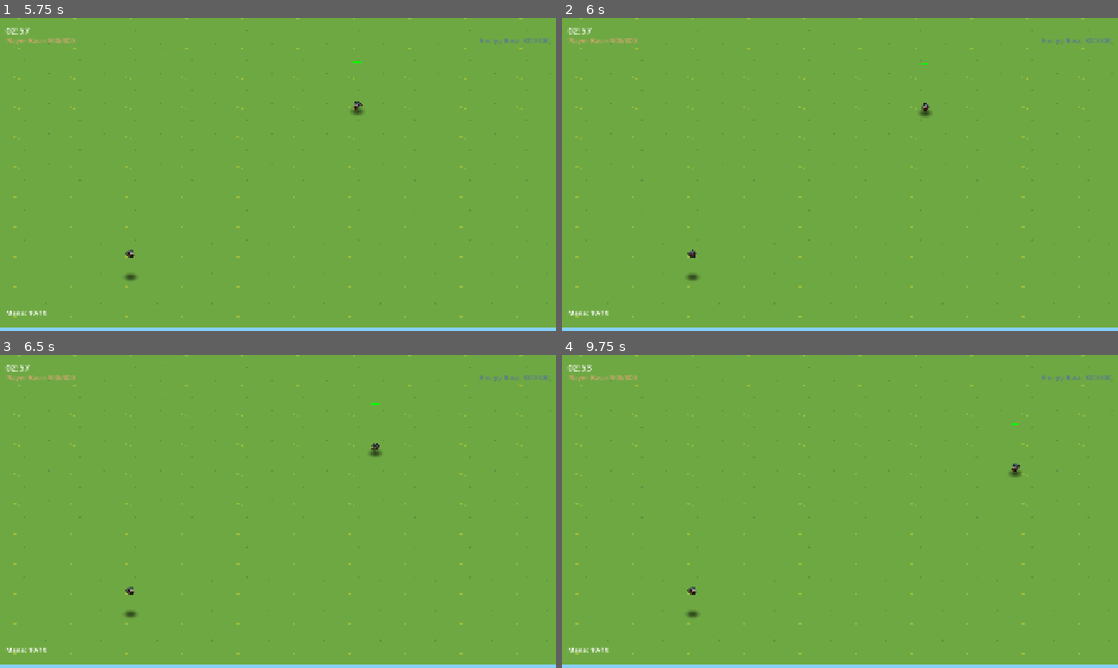
Above: before the commit, frames 1-4 (two rows, left to right).
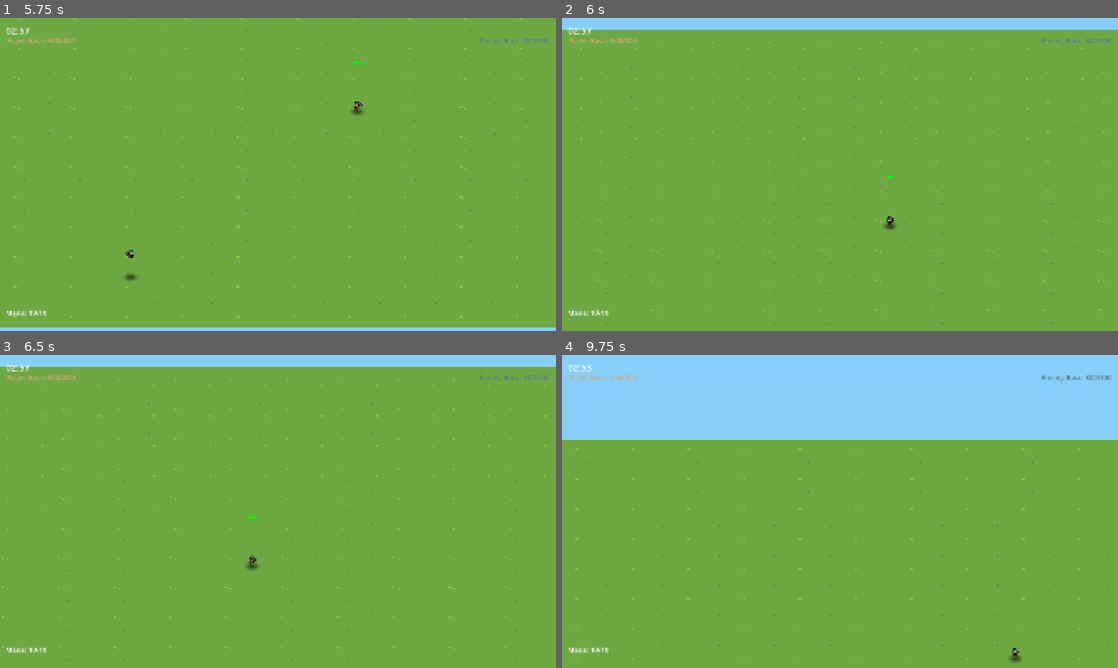
Above: after the commit, the same moments.

Repository: amari-charles/project-summoner
Game: Godot game, scene res://scenes/ui/main_menu.tscn
The game is run twice, just before and just after one commit, with the same random seed, the same clock (stepped at 60 frames per second) and the same inputs.
Inputs (mouse positions are in pixels of both pictures, inside the frame that each line leads up to):
- Up to frame 1 (5.75 s): click "PLAY" at 0.5 s; click "SELECT" at 1.25 s; click "CHOOSE WARRIOR" at 2 s; click (216, 68) at 2.75 s; click "START BATTLE" at 3.5 s; tap Enter at 4.25 s; drag from (278, 299) to (333, 105) at 4.27 s; drag from (166, 190) to (250, 237) at 5.02 s
- Up to frame 2 (6 s): move the mouse to (895, 105) at 5.77 s; hold Right (ui_right) from 5.78 s (still down); tap 1 at 5.85 s; click (895, 105) at 5.92 s
- Up to frame 3 (6.5 s): keep holding Right (ui_right)
- Up to frame 4 (9.75 s): release Right (ui_right) at 6.5 s; drag from (812, 574) to (673, 464) at 6.52 s; move the mouse to (1006, 558) at 7.27 s; hold Left (ui_left) 7.28-8 s; tap 1 at 7.35, 8.85 s; click (1006, 558) at 7.42 s; drag from (673, 464) to (756, 433) at 8.02 s; move the mouse to (867, 511) at 8.77 s; hold Down (ui_down) 8.78-9.5 s; click (867, 511) at 8.92 s; drag from (756, 433) to (728, 527) at 9.52 s

Frame 1 is identical in both runs. In frame 2, 5.8% of the frame differs, in the area x 0-100%, y 0-100%; in frame 3, 5.9%; in frame 4, 29%.

Commit message:
Add pannable camera with battlefield boundary constraints
Created CameraController3D script with:
- Mouse pan: Middle or right-click drag
- Keyboard pan: WASD or arrow keys
- Touch pan: Single-finger drag for mobile
- Automatic boundary calculation based on ground size
- Position clamping to prevent viewing outside battlefield

Features:
- Calculates view bounds from orthographic size and camera angle
- Ground coverage at 35° tilt: ~127×87 units visible area
- Camera constrained to X: -63.7 to 63.7, Z: -28 to 28
- Configurable pan speed (default: 20.0)
- All pan methods can be toggled independently

Attached to Camera3D in base_battlefield_3d.tscn.

🤖 Generated with [Claude Code](https://claude.com/claude-code)

Co-Authored-By: Claude <noreply@anthropic.com>

Diff:
--- a/scenes/battlefield/base_battlefield_3d.tscn
+++ b/scenes/battlefield/base_battlefield_3d.tscn
@@ -1,7 +1,8 @@
-[gd_scene load_steps=5 format=3 uid="uid://cm2j43v0j4iiv"]
+[gd_scene load_steps=6 format=3 uid="uid://cm2j43v0j4iiv"]
 
 [ext_resource type="Script" path="res://scripts/battlefield/base_battlefield_3d.gd" id="1_script"]
 [ext_resource type="Texture2D" path="res://assets/tilesets/summer_tileset/PNG/Top-Down Simple Summer_Ground 43.png" id="2_background"]
+[ext_resource type="Script" path="res://scripts/battlefield/camera_controller_3d.gd" id="3_camera_controller"]
 
 [sub_resource type="StandardMaterial3D" id="StandardMaterial3D_background"]
 albedo_texture = ExtResource("2_background")
@@ -28,6 +29,7 @@
 current = true
 projection = 1
 size = 35.61939
+script = ExtResource("3_camera_controller")
 
 [node name="DirectionalLight3D" type="DirectionalLight3D" parent="."]
 transform = Transform3D(0.866025, -0.433013, 0.25, 0, 0.5, 0.866025, -0.5, -0.75, 0.433013, 0, 5, 0)
--- /dev/null
+++ b/scripts/battlefield/camera_controller_3d.gd
@@ -0,0 +1,139 @@
+extends Camera3D
+class_name CameraController3D
+
+## Camera controller for pannable battlefield view with boundary constraints
+
+@export_group("Pan Settings")
+@export var pan_speed: float = 20.0
+@export var keyboard_pan_enabled: bool = true
+@export var mouse_pan_enabled: bool = true
+@export var touch_pan_enabled: bool = true
+
+@export_group("Boundaries")
+@export var ground_size: Vector2 = Vector2(254, 143)  # Ground plane dimensions
+@export var auto_calculate_bounds: bool = true
+
+# Calculated bounds
+var min_position: Vector3
+var max_position: Vector3
+
+# Pan state
+var is_panning: bool = false
+var last_mouse_position: Vector2
+
+func _ready() -> void:
+	if auto_calculate_bounds:
+		_calculate_bounds()
+
+func _calculate_bounds() -> void:
+	# Calculate view dimensions at ground level (Y=0)
+	var viewport_size = get_viewport().get_visible_rect().size
+	var aspect_ratio = viewport_size.x / viewport_size.y
+
+	# Orthographic view dimensions
+	var view_height = size * 2.0
+	var view_width = view_height * aspect_ratio
+
+	# Camera is angled 35° down, calculate ground coverage
+	# The view rectangle is perpendicular to camera direction
+	var camera_angle_rad = deg_to_rad(35.0)
+
+	# View half-extents at ground level
+	var half_view_width_x = view_width / 2.0
+	var half_view_depth_z = (view_height / 2.0) / sin(deg_to_rad(55.0))  # Complementary angle
+
+	# Ground half-extents
+	var half_ground_width = ground_size.x / 2.0
+	var half_ground_depth = ground_size.y / 2.0
+
+	# Camera position bounds (ensure view never goes outside ground)
+	min_position = Vector3(
+		-half_ground_width + half_view_width_x,
+		position.y,  # Keep Y fixed
+		-half_ground_depth + half_view_depth_z
+	)
+
+	max_position = Vector3(
+		half_ground_width - half_view_width_x,
+		position.y,  # Keep Y fixed
+		half_ground_depth - half_view_depth_z
+	)
+
+	# Clamp initial position
+	position = position.clamp(min_position, max_position)
+
+func _input(event: InputEvent) -> void:
+	if mouse_pan_enabled:
+		_handle_mouse_pan(event)
+
+	if touch_pan_enabled:
+		_handle_touch_pan(event)
+
+func _handle_mouse_pan(event: InputEvent) -> void:
+	# Middle mouse button or right mouse button drag
+	if event is InputEventMouseButton:
+		if event.button_index == MOUSE_BUTTON_MIDDLE or event.button_index == MOUSE_BUTTON_RIGHT:
+			if event.pressed:
+				is_panning = true
+				last_mouse_position = event.position
+			else:
+				is_panning = false
+
+	elif event is InputEventMouseMotion and is_panning:
+		var delta = event.position - last_mouse_position
+		last_mouse_position = event.position
+
+		# Convert screen delta to world delta
+		# Invert Y because screen Y is down but world Y is up
+		var pan_delta = Vector3(-delta.x, 0, delta.y) * pan_speed * 0.01
+
+		# Apply pan
+		position += pan_delta
+		position = position.clamp(min_position, max_position)
+
+func _handle_touch_pan(event: InputEvent) -> void:
+	# Single finger drag for mobile
+	if event is InputEventScreenTouch:
+		if event.pressed:
+			is_panning = true
+			last_mouse_position = event.position
+		else:
+			is_panning = false
+
+	elif event is InputEventScreenDrag and is_panning:
+		var delta = event.relative
+
+		# Convert screen delta to world delta
+		var pan_delta = Vector3(-delta.x, 0, delta.y) * pan_speed * 0.01
+
+		# Apply pan
+		position += pan_delta
+		position = position.clamp(min_position, max_position)
+
+func _process(delta: float) -> void:
+	if keyboard_pan_enabled:
+		_handle_keyboard_pan(delta)
+
+func _handle_keyboard_pan(delta: float) -> void:
+	var pan_input = Vector3.ZERO
+
+	# WASD or Arrow keys
+	if Input.is_action_pressed("ui_right") or Input.is_key_pressed(KEY_D):
+		pan_input.x += 1.0
+	if Input.is_action_pressed("ui_left") or Input.is_key_pressed(KEY_A):
+		pan_input.x -= 1.0
+	if Input.is_action_pressed("ui_down") or Input.is_key_pressed(KEY_S):
+		pan_input.z += 1.0
+	if Input.is_action_pressed("ui_up") or Input.is_key_pressed(KEY_W):
+		pan_input.z -= 1.0
+
+	if pan_input != Vector3.ZERO:
+		pan_input = pan_input.normalized()
+		position += pan_input * pan_speed * delta
+		position = position.clamp(min_position, max_position)
+
+## Manually set camera bounds (if not using auto-calculate)
+func set_bounds(min_pos: Vector3, max_pos: Vector3) -> void:
+	min_position = min_pos
+	max_position = max_pos
+	position = position.clamp(min_position, max_position)
Not shown, added: scripts/battlefield/camera_controller_3d.gd.uid
